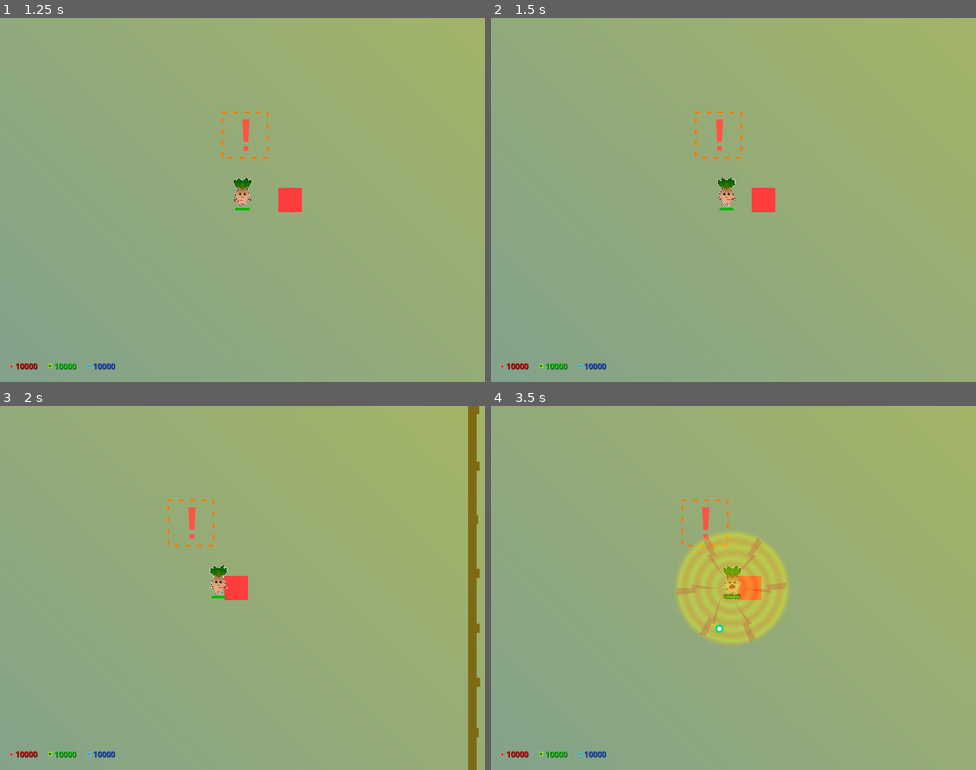
Above: before the commit, frames 1-4 (two rows, left to right).
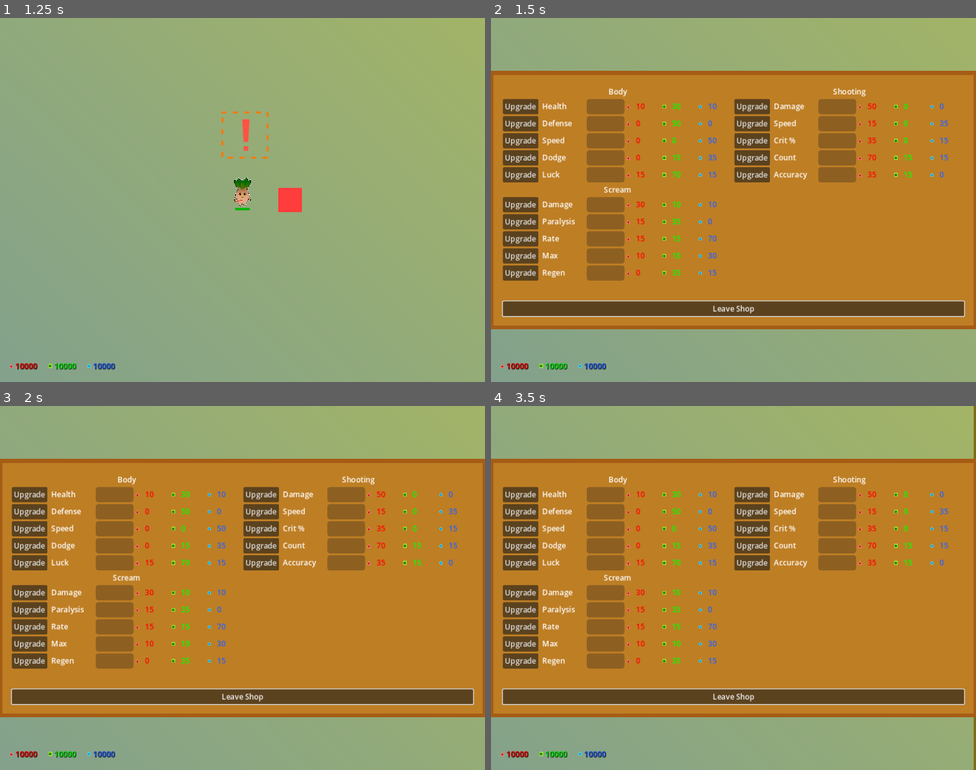
Above: after the commit, the same moments.

Repository: Zereijin/GGJ2023
Game: Godot game, scene res://main_menu/main_menu.tscn
Same seed, same stepped clock (60 frames per second), same inputs: the game is played once before the commit and once after it.
Inputs (mouse positions are in pixels of both pictures, inside the frame that each line leads up to):
- Up to frame 1 (1.25 s): click "Play" at 0.5 s
- Up to frame 2 (1.5 s): tap Enter at 1.25 s; move the mouse to (840, 181) at 1.27 s; hold D (right) from 1.28 s (still down); hold Space (shop) from 1.28 s (still down)
- Up to frame 3 (2 s): keep holding D (right); keep holding Space (shop)
- Up to frame 4 (3.5 s): release D (right) at 2 s; release Space (shop) at 2 s; click (733, 697) at 2 s, where only the run after the commit has a clickable "Leave Shop"; move the mouse to (636, 606) at 2.77 s; hold S (down) from 2.78 s (still down); click (636, 606) at 2.85 s; tap Space (shop) at 3.02, 3.05, 3.32 s

Frame 1 is identical in both runs. In frame 2, 71% of the frame differs, in the area x 0-100%, y 14-86%; in frame 3, 71%, in the area x 0-100%, y 0-100%; in frame 4, 71%.

Commit message:
Allow opening and closing the shop panel

Diff:
--- a/shop/shop_panel.gd
+++ b/shop/shop_panel.gd
@@ -20,21 +20,27 @@
 
 @onready var closeButton : Button = $PanelContainer/MarginContainer/VBoxContainer/CloseButtonMarginContainer/CloseButton
 
-# Called when the node enters the scene tree for the first time.
+
 func _ready():
 	if (player):
 		update_shop_items()
 	else:
 		print("ShopPanel: No player found")
 
-func open():
-	update_shop_items()
-	closeButton.grab_focus()
-	visible = true
 
-func close():
+func _unhandled_input(event: InputEvent) -> void:
+	if event.is_action_pressed("shop") and not visible:
+		get_tree().paused = true
+		update_shop_items()
+		closeButton.grab_focus()
+		visible = true
+
+
+func _close():
 	closeButton.release_focus()
 	visible = false
+	get_tree().paused = false
+
 
 func update_shop_items():
 	maximumHealthStatContainer.set_level(player.maximum_health_level)
--- a/shop/shop_panel.tscn
+++ b/shop/shop_panel.tscn
@@ -347,6 +347,7 @@
 [connection signal="pressed" from="PanelContainer/MarginContainer/VBoxContainer/GridContainer/ScreamVBoxContainer/ChargeSpeedStatContainer/UpgradeButton" to="." method="_on_scream_charge_speed_upgrade_button_pressed"]
 [connection signal="pressed" from="PanelContainer/MarginContainer/VBoxContainer/GridContainer/ScreamVBoxContainer/ChargeMaxStatContainer/UpgradeButton" to="." method="_on_scream_charge_maximum_upgrade_button_pressed"]
 [connection signal="pressed" from="PanelContainer/MarginContainer/VBoxContainer/GridContainer/ScreamVBoxContainer/HealthRegenStatContainer/UpgradeButton" to="." method="_on_health_regen_upgrade_button_pressed"]
+[connection signal="pressed" from="PanelContainer/MarginContainer/VBoxContainer/CloseButtonMarginContainer/CloseButton" to="." method="_close"]
 
 [editable path="PanelContainer/MarginContainer/VBoxContainer/GridContainer/BodyVBoxContainer/HealthStatContainer"]
 [editable path="PanelContainer/MarginContainer/VBoxContainer/GridContainer/BodyVBoxContainer/DefenseStatContainer"]
